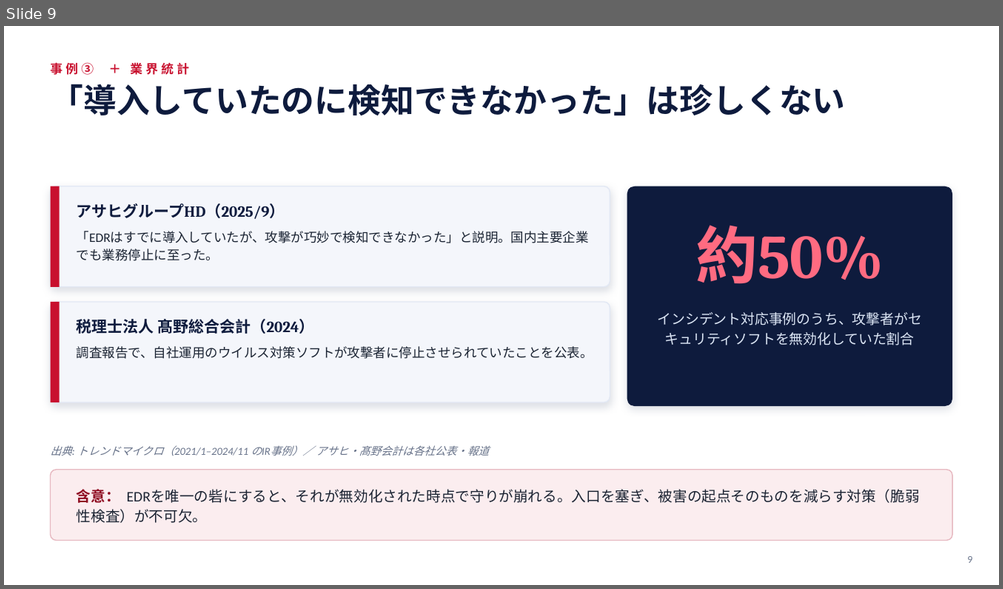
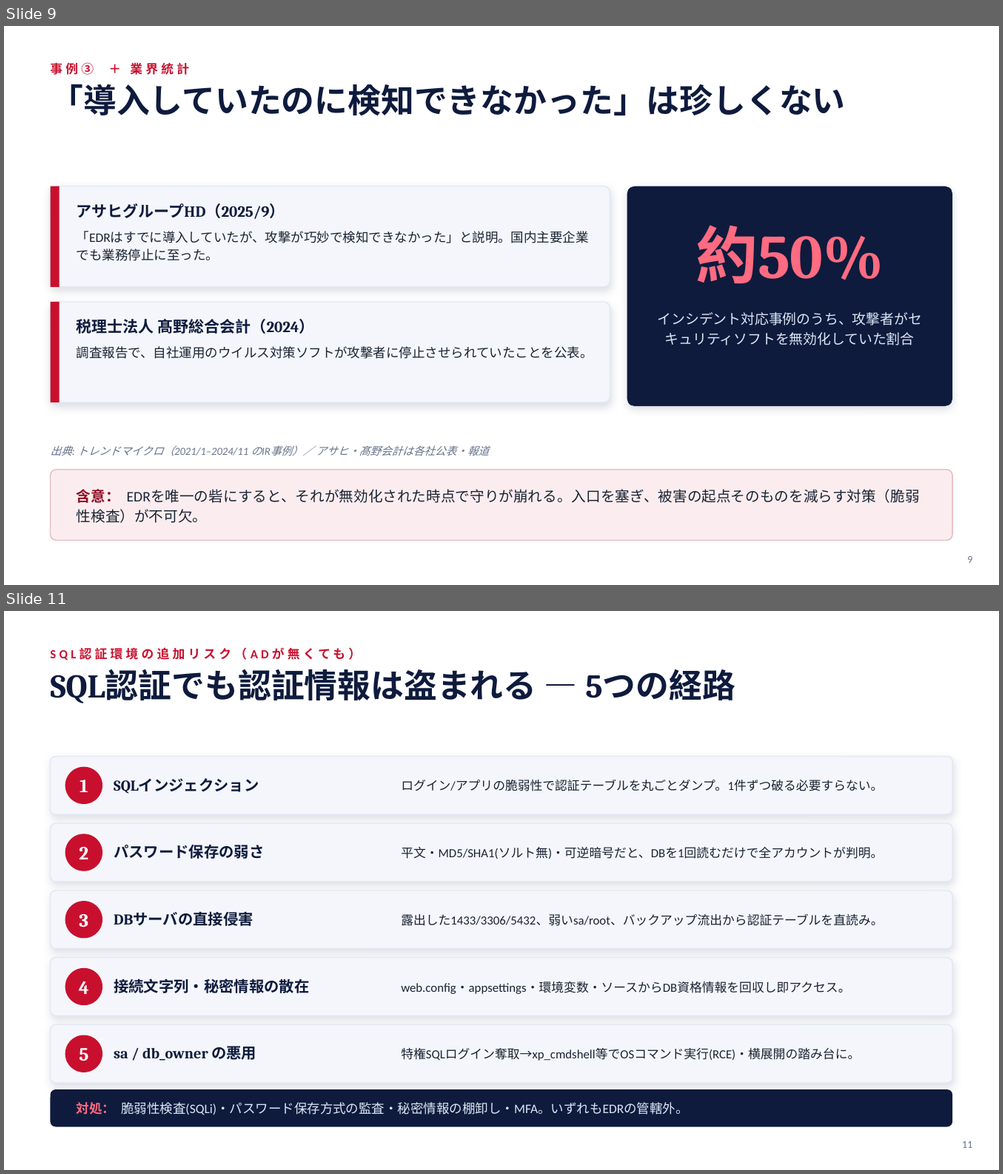
Before and after one commit to takuyaokada0115/Takuya-Okadas, a slide deck: 成果物/SentinelOne導入後も脆弱性検査が必要な理由.pptx. Shown one above the other, each under a label of ours: slide 9 before the commit, slides 9 and 11 after it; the slides between them are not shown. The pictures are 1003x589 and 1003x1174 pixels, drawn with LibreOffice and Linux fonts; fonts in the diff are those of the drawing. Boxes give left, top, right and bottom in pixels: in the first picture for what was removed or moved away, otherwise in the second. Text is boxed around its words. In the diff, an @@ line names an element or a change of style, - is before the commit and + after.

```diff
--- a/成果物/SentinelOne導入後も脆弱性検査が必要な理由.pptx
+++ b/成果物/SentinelOne導入後も脆弱性検査が必要な理由.pptx
@@ slide 11 added at [4,611,999,1170], background #FFFFFF @@
@@ text added at [51,642,722,665], 12 pt, text #C8102E, bold @@
+SQL認証環境の追加リスク（ADが無くても）
@@ text added at [51,669,735,703], 32 pt, text #0E1B3D, bold @@
+SQL認証でも認証情報は盗まれる ― 5つの経路
@@ rounded rectangle added at [51,757,952,815], fill #F4F6FB, outline #E2E8F4 1 pt @@
@@ ellipse added at [65,767,102,804], fill #C8102E @@
@@ text added at [79,780,88,792], 18 pt, text #FFFFFF, bold @@
+1
@@ text added at [114,778,259,794], 14.5 pt, text #0E1B3D, bold @@
+SQLインジェクション
@@ text added at [401,780,882,792], 12 pt, text #1A2332 @@
+ログイン/アプリの脆弱性で認証テーブルを丸ごとダンプ。1件ずつ破る必要すらない。
@@ rounded rectangle added at [51,823,952,882], fill #F4F6FB, outline #E2E8F4 1 pt @@
@@ ellipse added at [65,834,102,871], fill #C8102E @@
@@ text added at [79,847,88,860], 18 pt, text #FFFFFF, bold @@
+2
@@ text added at [114,845,264,859], 14.5 pt, text #0E1B3D, bold @@
+パスワード保存の弱さ
@@ text added at [401,847,882,859], 12 pt, text #1A2332 @@
+平文・MD5/SHA1(ソルト無)・可逆暗号だと、DBを1回読むだけで全アカウントが判明。
@@ rounded rectangle added at [51,891,952,949], fill #F4F6FB, outline #E2E8F4 1 pt @@
@@ ellipse added at [65,901,102,939], fill #C8102E @@
@@ text added at [79,914,88,927], 18 pt, text #FFFFFF, bold @@
+3
@@ text added at [114,911,253,926], 14.5 pt, text #0E1B3D, bold @@
+DBサーバの直接侵害
@@ text added at [401,914,882,926], 12 pt, text #1A2332 @@
+露出した1433/3306/5432、弱いsa/root、バックアップ流出から認証テーブルを直読み。
@@ rounded rectangle added at [51,958,952,1016], fill #F4F6FB, outline #E2E8F4 1 pt @@
@@ ellipse added at [65,968,102,1005], fill #C8102E @@
@@ text added at [79,982,89,994], 18 pt, text #FFFFFF, bold @@
+4
@@ text added at [114,979,309,994], 14.5 pt, text #0E1B3D, bold @@
+接続文字列・秘密情報の散在
@@ text added at [401,982,850,994], 12 pt, text #1A2332 @@
+web.config・appsettings・環境変数・ソースからDB資格情報を回収し即アクセス。
@@ rounded rectangle added at [51,1025,952,1083], fill #F4F6FB, outline #E2E8F4 1 pt @@
@@ ellipse added at [65,1036,102,1073], fill #C8102E @@
@@ text added at [79,1048,88,1062], 18 pt, text #FFFFFF, bold @@
+5
@@ text added at [114,1046,256,1061], 14.5 pt, text #0E1B3D, bold @@
+sa / db_owner の悪用
@@ text added at [401,1048,859,1061], 12 pt, text #1A2332 @@
+特権SQLログイン奪取→xp_cmdshell等でOSコマンド実行(RCE)・横展開の踏み台に。
@@ rounded rectangle added at [51,1090,952,1128], fill #0E1B3D @@
@@ text added at [77,1102,688,1116], 12.5 pt, text #DCE6F5 @@
+対処： 脆弱性検査(SQLi)・パスワード保存方式の監査・秘密情報の棚卸し・MFA。いずれもEDRの管轄外。
@@ text added at [962,1142,972,1148], 10 pt, text #68738A @@
+11
```
Also in this commit, not shown: 7 slides changed, 1 other file.
